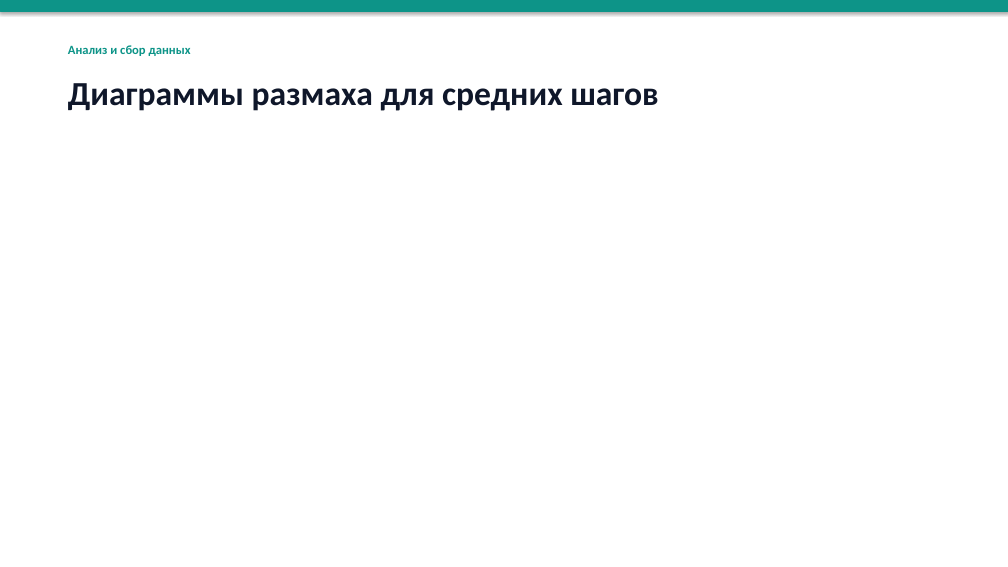
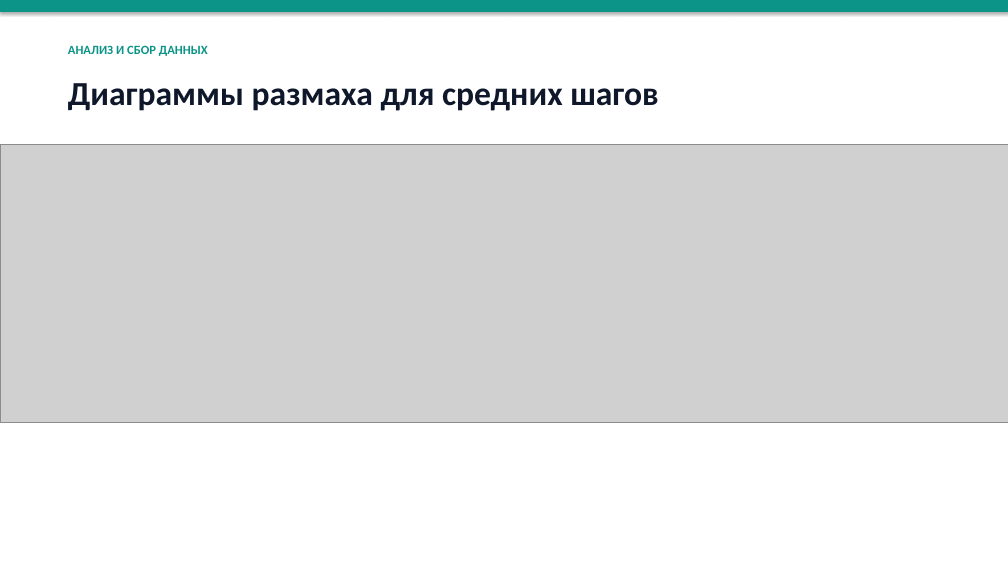
Before and after one commit to UWU-Sharky/DeepLearning, a slide deck: slide 7 of Презентация по RL.pptx. Drawn at 1008x567 pixels with LibreOffice and Linux fonts; fonts in the diff are those of the drawing; grey boxes stand for pictures. Boxes give left, top, right and bottom in pixels: in the first picture for what was removed or moved away, otherwise in the second. Text is boxed around its words. In the diff, an @@ line names an element or a change of style, - is before the commit and + after.

```diff
--- a/Презентация по RL.pptx
+++ b/Презентация по RL.pptx
@@ text at (68,45,208,56): text changed @@
-Анализ и сбор данных
+АНАЛИЗ И СБОР ДАННЫХ
@@ picture added at (0,144,1008,423) @@
```
Also in this commit, not shown: 1 other slide changed.
